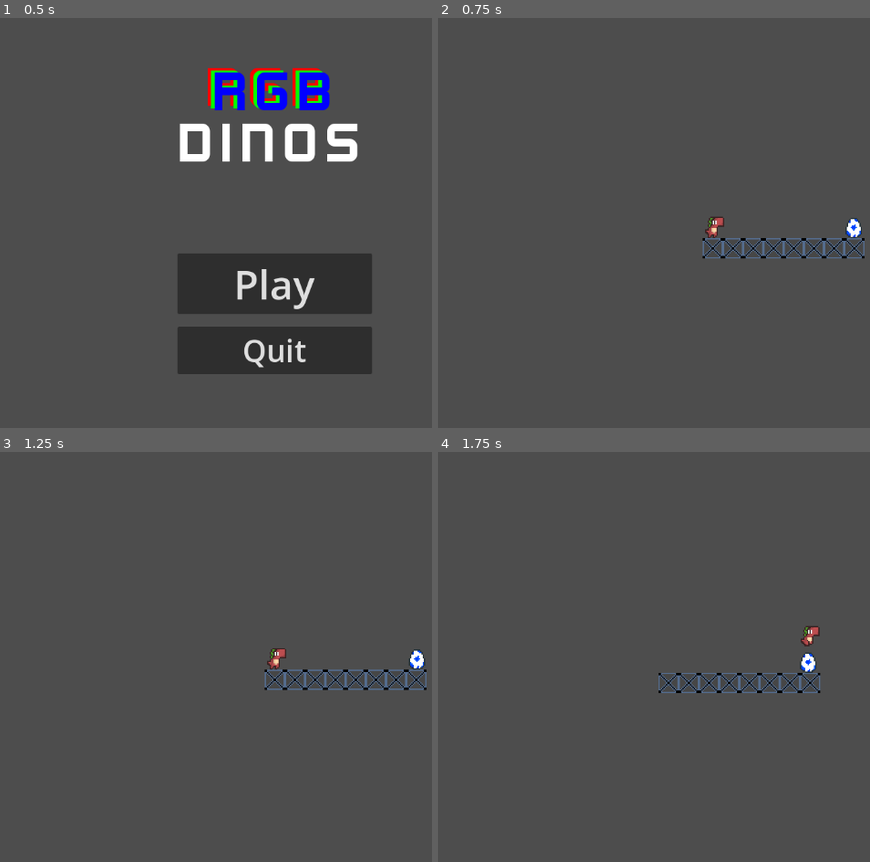
Above: before the commit, frames 1-4 (two rows, left to right).
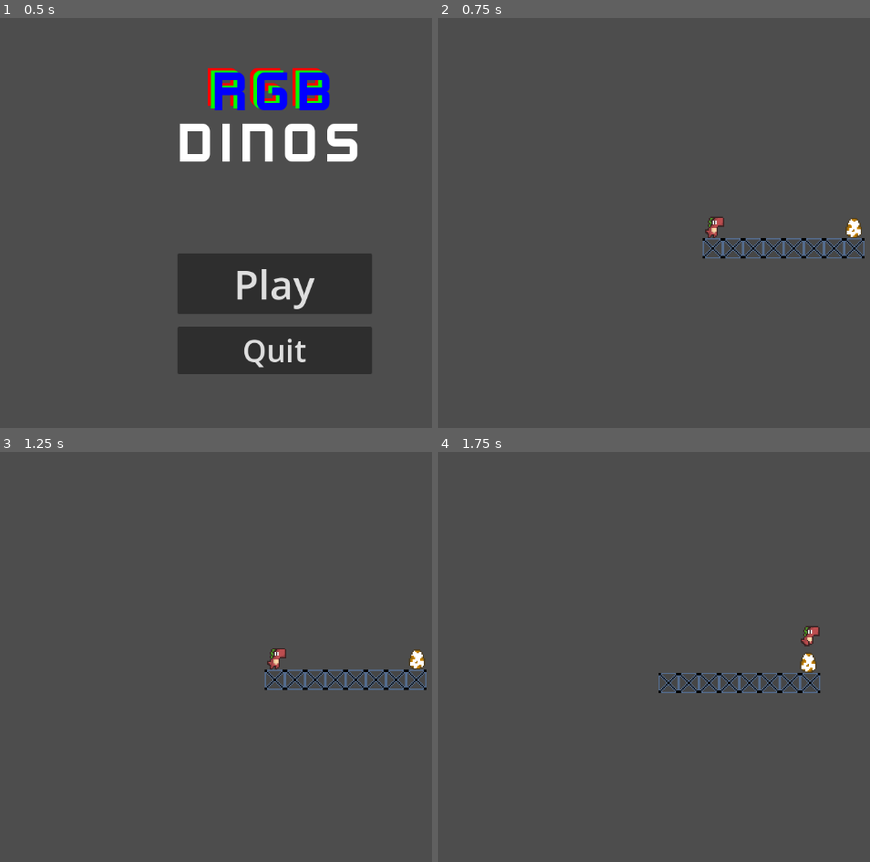
Above: after the commit, the same moments.

Repository: jdkopala/rgb-dinos
Game: Godot game, scene res://Scenes/menu.tscn
Two runs of this game, one before a commit and one after it. Both use one fixed random seed, a clock stepped at 60 frames per second and the inputs below.
Inputs:
- Up to frame 1 (0.5 s): no input
- Up to frame 2 (0.75 s): click "Play" at 0.5 s
- Up to frame 3 (1.25 s): no input
- Up to frame 4 (1.75 s): hold D (right) from 1.28 s (still down); tap S (dash) at 1.35 s; tap Space (jump) at 1.52 s

Frame 1 is identical in both runs. In frame 2, 0.1% of the frame differs, in the area x 94-99%, y 48-54%; in frame 3, 0.1%; in frame 4, 0.1%.

Commit message:
play audio on reaching goal, change sprites

Diff:
--- a/Scenes/goal.tscn
+++ b/Scenes/goal.tscn
@@ -1,72 +1,73 @@
-[gd_scene load_steps=19 format=3 uid="uid://cb76y216p2cin"]
+[gd_scene load_steps=20 format=3 uid="uid://cb76y216p2cin"]
 
 [ext_resource type="Script" uid="uid://d4gqejtcygskl" path="res://Scripts/goal.gd" id="1_in2gb"]
-[ext_resource type="Texture2D" uid="uid://ch2gitsrro61i" path="res://Assets/dinocharacters/male/loki - BLUE/egg/crack.png" id="1_vml3n"]
-[ext_resource type="Texture2D" uid="uid://cmkluc0dgbuyp" path="res://Assets/dinocharacters/male/loki - BLUE/egg/hatch.png" id="2_6xg5j"]
-[ext_resource type="Texture2D" uid="uid://bwlp84tnmibno" path="res://Assets/dinocharacters/male/loki - BLUE/egg/move.png" id="3_5y0k3"]
+[ext_resource type="Texture2D" uid="uid://c5pf5xeuwi5cw" path="res://Assets/dinocharacters/female/nico/egg/crack.png" id="2_egnc4"]
+[ext_resource type="Texture2D" uid="uid://baapcupyq0g8t" path="res://Assets/dinocharacters/female/nico/egg/hatch.png" id="3_qmc6d"]
+[ext_resource type="Texture2D" uid="uid://cdyws30qloiad" path="res://Assets/dinocharacters/female/nico/egg/move.png" id="4_gwps8"]
+[ext_resource type="AudioStream" uid="uid://0ql0fms8i7ny" path="res://Assets/Sounds/Level Up 2 (miniclip).ogg" id="5_egnc4"]
 
-[sub_resource type="AtlasTexture" id="AtlasTexture_ooahj"]
-atlas = ExtResource("1_vml3n")
+[sub_resource type="AtlasTexture" id="AtlasTexture_djj4k"]
+atlas = ExtResource("2_egnc4")
 region = Rect2(0, 0, 24, 24)
 
-[sub_resource type="AtlasTexture" id="AtlasTexture_ambgq"]
-atlas = ExtResource("1_vml3n")
+[sub_resource type="AtlasTexture" id="AtlasTexture_4kiys"]
+atlas = ExtResource("2_egnc4")
 region = Rect2(24, 0, 24, 24)
 
-[sub_resource type="AtlasTexture" id="AtlasTexture_alprv"]
-atlas = ExtResource("1_vml3n")
+[sub_resource type="AtlasTexture" id="AtlasTexture_8fax4"]
+atlas = ExtResource("2_egnc4")
 region = Rect2(48, 0, 24, 24)
 
-[sub_resource type="AtlasTexture" id="AtlasTexture_ss0ua"]
-atlas = ExtResource("1_vml3n")
+[sub_resource type="AtlasTexture" id="AtlasTexture_dadr8"]
+atlas = ExtResource("2_egnc4")
 region = Rect2(72, 0, 24, 24)
 
-[sub_resource type="AtlasTexture" id="AtlasTexture_3xhk6"]
-atlas = ExtResource("2_6xg5j")
+[sub_resource type="AtlasTexture" id="AtlasTexture_bojsj"]
+atlas = ExtResource("3_qmc6d")
 region = Rect2(0, 0, 24, 24)
 
-[sub_resource type="AtlasTexture" id="AtlasTexture_b3mcj"]
-atlas = ExtResource("2_6xg5j")
+[sub_resource type="AtlasTexture" id="AtlasTexture_muihu"]
+atlas = ExtResource("3_qmc6d")
 region = Rect2(24, 0, 24, 24)
 
-[sub_resource type="AtlasTexture" id="AtlasTexture_0oo0s"]
-atlas = ExtResource("2_6xg5j")
+[sub_resource type="AtlasTexture" id="AtlasTexture_gruep"]
+atlas = ExtResource("3_qmc6d")
 region = Rect2(48, 0, 24, 24)
 
-[sub_resource type="AtlasTexture" id="AtlasTexture_8e0ka"]
-atlas = ExtResource("2_6xg5j")
+[sub_resource type="AtlasTexture" id="AtlasTexture_mv13t"]
+atlas = ExtResource("3_qmc6d")
 region = Rect2(72, 0, 24, 24)
 
-[sub_resource type="AtlasTexture" id="AtlasTexture_iowst"]
-atlas = ExtResource("3_5y0k3")
+[sub_resource type="AtlasTexture" id="AtlasTexture_pnhj2"]
+atlas = ExtResource("4_gwps8")
 region = Rect2(0, 0, 24, 24)
 
-[sub_resource type="AtlasTexture" id="AtlasTexture_v4m8x"]
-atlas = ExtResource("3_5y0k3")
+[sub_resource type="AtlasTexture" id="AtlasTexture_lwu70"]
+atlas = ExtResource("4_gwps8")
 region = Rect2(24, 0, 24, 24)
 
-[sub_resource type="AtlasTexture" id="AtlasTexture_wlps3"]
-atlas = ExtResource("3_5y0k3")
+[sub_resource type="AtlasTexture" id="AtlasTexture_iwyyl"]
+atlas = ExtResource("4_gwps8")
 region = Rect2(48, 0, 24, 24)
 
-[sub_resource type="AtlasTexture" id="AtlasTexture_eol41"]
-atlas = ExtResource("3_5y0k3")
+[sub_resource type="AtlasTexture" id="AtlasTexture_ftwlt"]
+atlas = ExtResource("4_gwps8")
 region = Rect2(72, 0, 24, 24)
 
 [sub_resource type="SpriteFrames" id="SpriteFrames_487s2"]
 animations = [{
 "frames": [{
 "duration": 1.0,
-"texture": SubResource("AtlasTexture_ooahj")
+"texture": SubResource("AtlasTexture_djj4k")
 }, {
 "duration": 1.0,
-"texture": SubResource("AtlasTexture_ambgq")
+"texture": SubResource("AtlasTexture_4kiys")
 }, {
 "duration": 1.0,
-"texture": SubResource("AtlasTexture_alprv")
+"texture": SubResource("AtlasTexture_8fax4")
 }, {
 "duration": 1.0,
-"texture": SubResource("AtlasTexture_ss0ua")
+"texture": SubResource("AtlasTexture_dadr8")
 }],
 "loop": false,
 "name": &"Crack",
@@ -124,3 +125,6 @@
 visible = false
 position = Vector2(-0.5, 0)
 shape = SubResource("RectangleShape2D_svhrk")
+
+[node name="AudioStreamPlayer2D" type="AudioStreamPlayer2D" parent="."]
+stream = ExtResource("5_egnc4")
--- a/Scripts/goal.gd
+++ b/Scripts/goal.gd
@@ -1,7 +1,14 @@
 extends Area2D
 
 @onready var sprite: AnimatedSprite2D = $Sprite
+@onready var audio: AudioStreamPlayer2D = $AudioStreamPlayer2D
+@onready var victory_sound: AudioStream = preload("res://Assets/Sounds/Level Up 2 (miniclip).ogg")
 
 func level_complete_animate():
+	play_audio(victory_sound)
 	sprite.animation = "Crack"
 	sprite.animation = "Hatch"
+
+func play_audio(stream: AudioStream):
+	audio.stream = stream
+	audio.play()
Not shown: 2 places in Scenes/goal.tscn that only renumber resources
